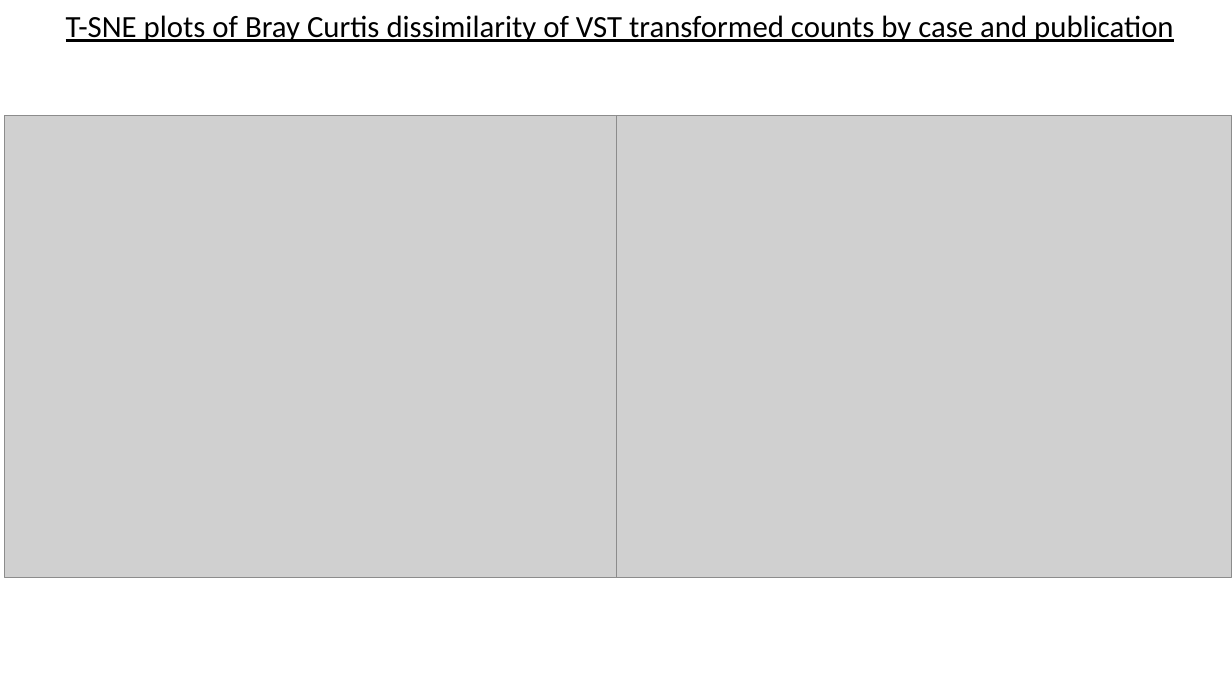
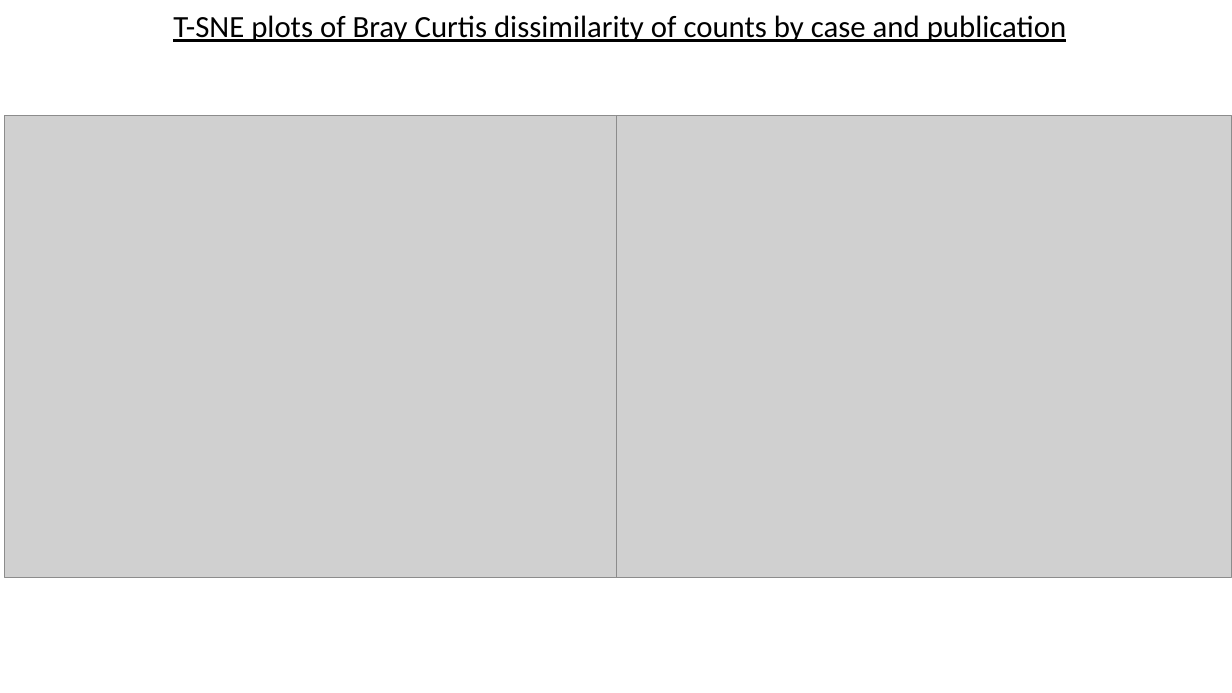
Before and after one commit to COV-IRT/microbial, a slide deck: slide 9 of Rdata/OSF_analysis/01Sept2020.pptx (slide 6 before the commit). Drawn at 1232x693 pixels with LibreOffice and Linux fonts; fonts in the diff are those of the drawing; grey boxes stand for pictures. Boxes give left, top, right and bottom in pixels: in the first picture for what was removed or moved away, otherwise in the second. Text is boxed around its words. In the diff, an @@ line names an element or a change of style, - is before the commit and + after.

```diff
--- a/Rdata/OSF_analysis/01Sept2020.pptx
+++ b/Rdata/OSF_analysis/01Sept2020.pptx
@@ text at (x1=173, y1=15, x2=1066, y2=42): text changed @@
-T-SNE plots of Bray Curtis dissimilarity of VST transformed counts by case and publication
+T-SNE plots of Bray Curtis dissimilarity of counts by case and publication
```
Also in this commit, not shown: 3 slides added, 37 other files.
